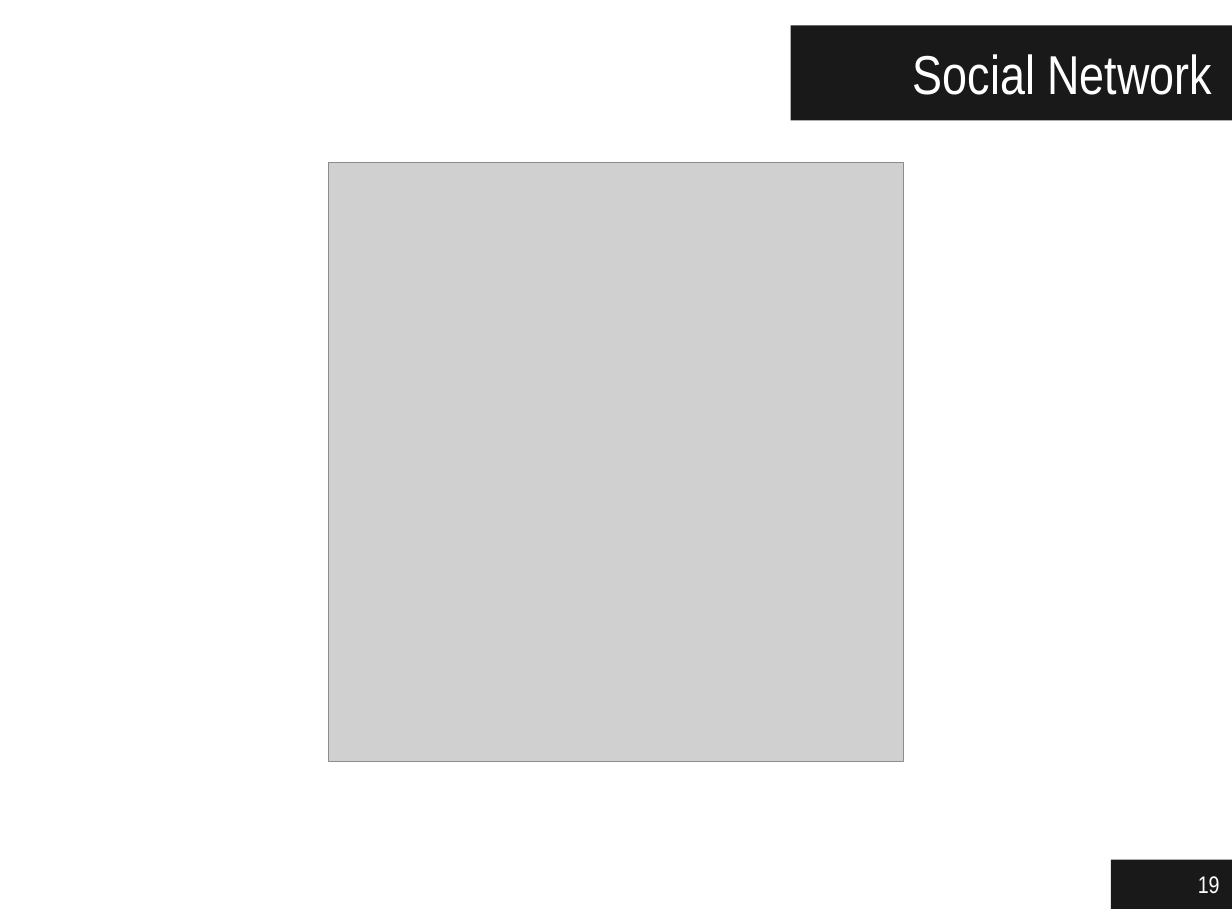
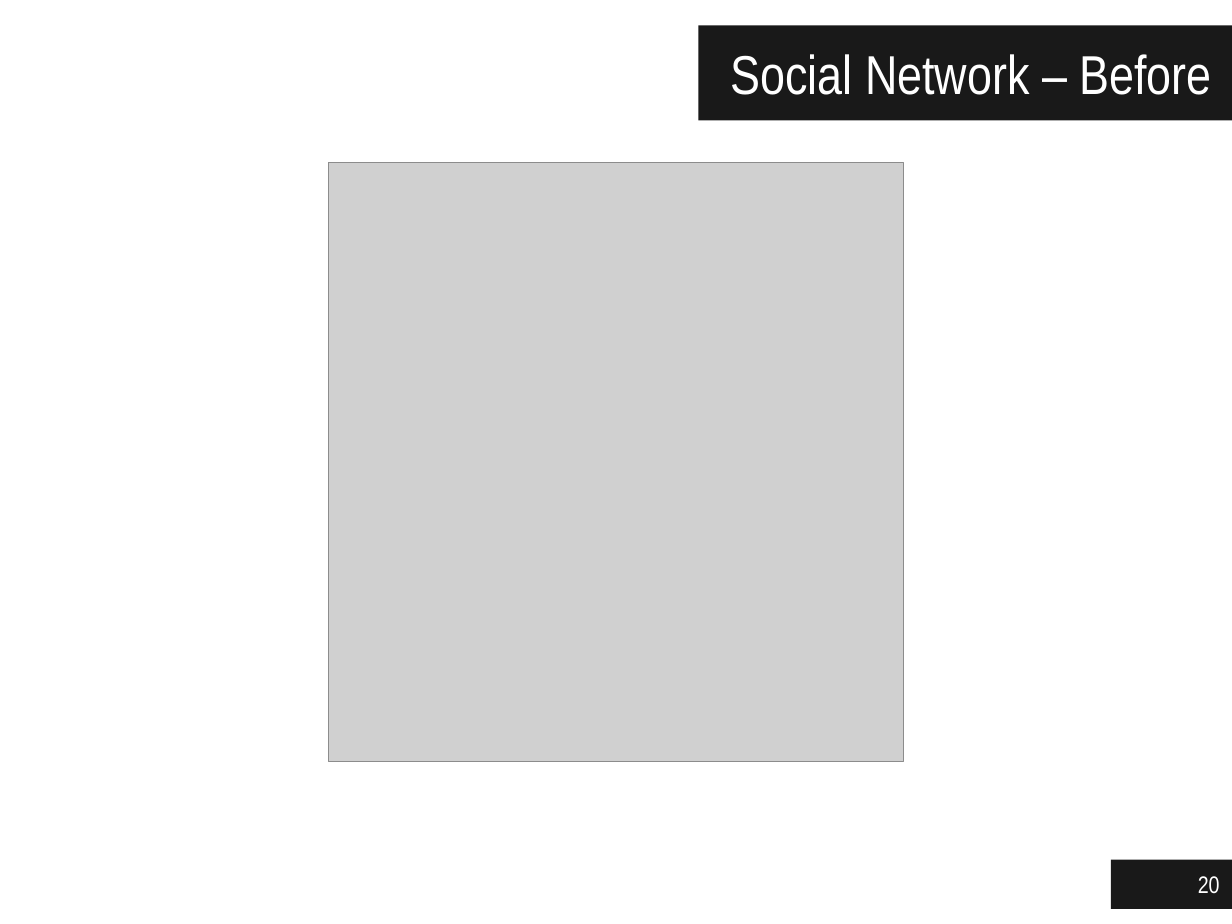
Before and after one commit to jgradim/thesis, a slide deck: slide 20 of presentations/jgradim-presentation.pptx (slide 19 before the commit). Drawn at 1232x924 pixels with LibreOffice and Linux fonts; fonts in the diff are those of the drawing; grey boxes stand for pictures. Boxes give left, top, right and bottom in pixels: in the first picture for what was removed or moved away, otherwise in the second. Text is boxed around its words. In the diff, an @@ line names an element or a change of style, - is before the commit and + after.

```diff
--- a/presentations/jgradim-presentation.pptx
+++ b/presentations/jgradim-presentation.pptx
@@ title "Social Network – Before": place and size @@
-title "Social Network – Before" at bbox=[791, 26, 1232, 121]
+title "Social Network – Before" at bbox=[699, 26, 1232, 121]
@@ title at bbox=[730, 54, 1212, 95]: text changed @@
-Social Network
+Social Network – Before
@@ page number at bbox=[1198, 876, 1220, 894]: text changed @@
-19
+20
```
Also in this commit, not shown: 22 other slides changed, 7 slides added, 2 slides removed.
